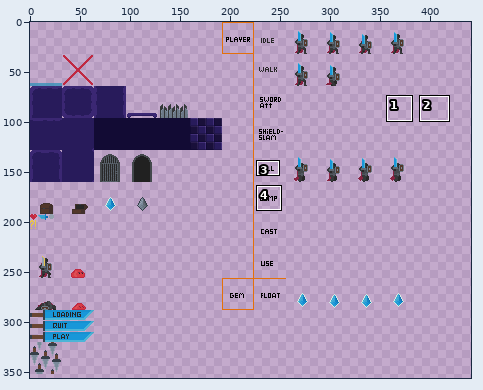
One commit to this sprite sheet: resources/images/spritesheet.png. The picture above shows the old version from afar; the outline marks the close-up.
Close-up. Old version:
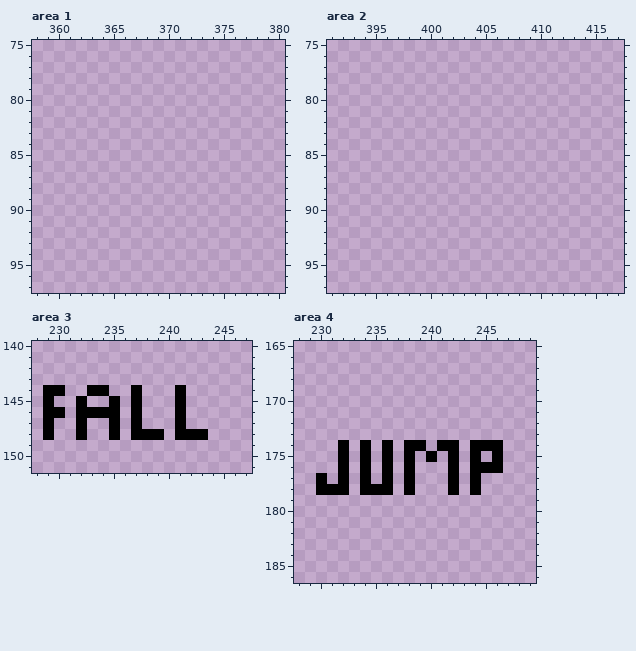
The file is 1280x1280 pixels. Pixels under 10% opacity are left out. Colours within 5 levels of each other are drawn and written as one. Shown: area 1: x 358..380, y 75..97; area 2: x 391..417, y 75..97; area 3: x 228..247, y 140..151; area 4: x 228..249, y 165..186. The wide view leaves out empty margins. The commit also changed other parts of the picture, which this record leaves out.
Once edited:
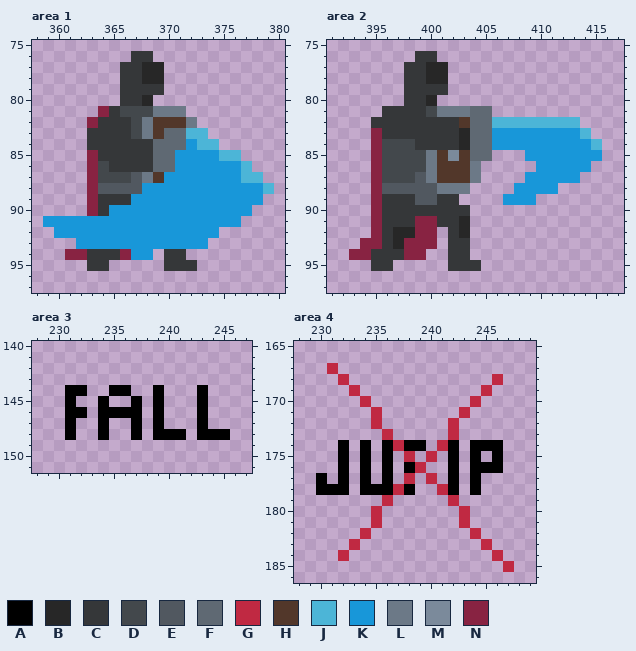
Palette (. is transparent): A #000000  B #272727  C #353739  D #43484c  E #515860  F #5f6973  G #c02942  H #52372a  J #4cb5d7  K #1897d9  L #6c7987  M #7b8a9b  N #882342
What changed:
Area 1:
y 76: x 367..368 .. -> CC
y 77..78: x 366..369 .... -> CCBB
y 79: x 366..369 .... -> CCCC
y 80: x 366..368 ... -> CCB
y 81: x 364..371 ........ -> NCDDDLLL
y 82: x 363..372 .......... -> NCCCDLHHHL
y 83: x 363..373 ........... -> CCCCDLHFFJJ
y 84: x 363..374 ............ -> CCCCCCFFFKJJ
y 85: x 363..376 .............. -> NCCCCCFFKKKKJJ
y 86: x 363..377 ............... -> NDCCCCFFKKKKKKJ
y 87: x 363..378 ................ -> NDDDELHKKKKKKKJJ
y 88: x 363..379 ................. -> NEEEEKKKKKKKKKKKJ
y 89: x 363..378 ................ -> NCCCKKKKKKKKKKKK
y 90: x 363..377 ............... -> NCKKKKKKKKKKKKK
y 91: x 359..376 .................. -> KKKKKKKKKKKKKKKKKK
y 92: x 360..374 ............... -> KKKKKKKKKKKKKKK
y 93: x 362..373 ............ -> KKKKKKKKKKKK
y 94: x 361..368 ........ -> NNCCCNKK; x 370..371 .. -> CC
y 95: x 363..364 .. -> CC; x 370..372 ... -> CCC
Area 2:
y 76: x 399..400 .. -> CC
y 77..78: x 398..401 .... -> CCBB
y 79: x 398..401 .... -> CCCC
y 80: x 398..400 ... -> CCB
y 81: x 396..405 .......... -> CCCCDLLLFF
y 82: x 395..413 ................... -> CCCCCCCCHFFJJJJJJJJ
y 83: x 395..414 .................... -> NCCCCCCCBFFKKKKKKKKJ
y 84: x 395..415 ..................... -> NDDDCCCCBFFKKKKKKKKKJ
y 85: x 395..405 ........... -> NDDDDLHMHFF; x 409..415 ....... -> KKKKKKK
y 86: x 395..404 .......... -> NDDDDLHHHL; x 410..414 ..... -> KKKKK
y 87: x 395..404 .......... -> NDDDELHHHL; x 409..413 ..... -> KKKKK
y 88: x 395..403 ......... -> NEEEEELLL; x 408..411 .... -> KKKK
y 89: x 395..402 ........ -> NCCCEECC; x 407..409 ... -> KKK
y 90: x 395..403 ......... -> NCCCCCCCC
y 91: x 395..403 ......... -> NCCCNNCCB
y 92: x 395..400 ...... -> NCBBNN; x 402..403 .. -> CB
y 93: x 394..400 ....... -> NNCBNNN; x 402..403 .. -> CC
y 94: x 393..399 ....... -> NNCCCNN; x 402..403 .. -> CC
y 95: x 395..396 .. -> CC; x 402..404 ... -> CCC
Area 3:
y 144: x 229..237 AA..AA..A -> ..AA..AA.; x 239 . -> A; x 241 A -> .; x 243 . -> A
y 145: x 229 A -> .; x 231..232 .A -> A.; x 234..235 .A -> A.; x 239 . -> A; x 241 A -> .; x 243 . -> A
y 146: x 229..231 AA. -> ..A; x 233 A -> .; x 236 . -> A; x 239 . -> A; x 241 A -> .; x 243 . -> A
y 147: x 229 A -> .; x 231..232 .A -> A.; x 234..235 .A -> A.; x 239 . -> A; x 241 A -> .; x 243 . -> A
y 148: x 229 A -> .; x 231..232 .A -> A.; x 234..235 .A -> A.; x 238 A -> .; x 240 . -> A; x 242 A -> .; x 244..245 .. -> AA
Area 4:
y 167: x 231 . -> G
y 168: x 232 . -> G; x 246 . -> G
y 169: x 233 . -> G; x 245 . -> G
y 170: x 234 . -> G; x 244 . -> G
y 171: x 235 . -> G; x 243 . -> G
y 172: x 235 . -> G; x 242 . -> G
y 173: x 236 . -> G; x 242 . -> G
y 174: x 237 . -> G; x 241 A -> G
y 175: x 238 A -> G; x 240 A -> G
y 176: x 239 . -> G
y 177: x 238 A -> G; x 240 . -> G
y 178: x 237 . -> G; x 241 . -> G
y 179: x 236 . -> G; x 242 . -> G
y 180..181: x 235 . -> G; x 243 . -> G
y 182: x 234 . -> G; x 244 . -> G
y 183: x 233 . -> G; x 245 . -> G
y 184: x 232 . -> G; x 246 . -> G
y 185: x 247 . -> G
Pixel boxes of the changes (left, top, right, bottom) in both close-ups:
added: (43, 51, 274, 271)
added: (349, 51, 602, 271)
changed: (43, 385, 230, 440)
changed: (327, 363, 514, 572)
